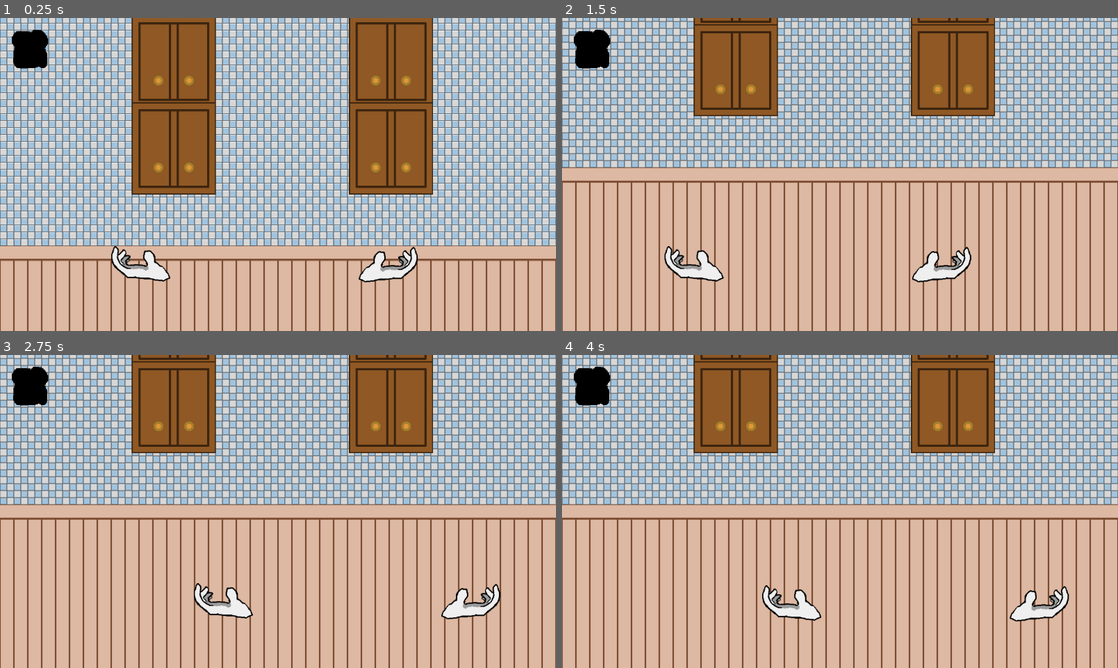
Above: before the commit, frames 1-4 (two rows, left to right).
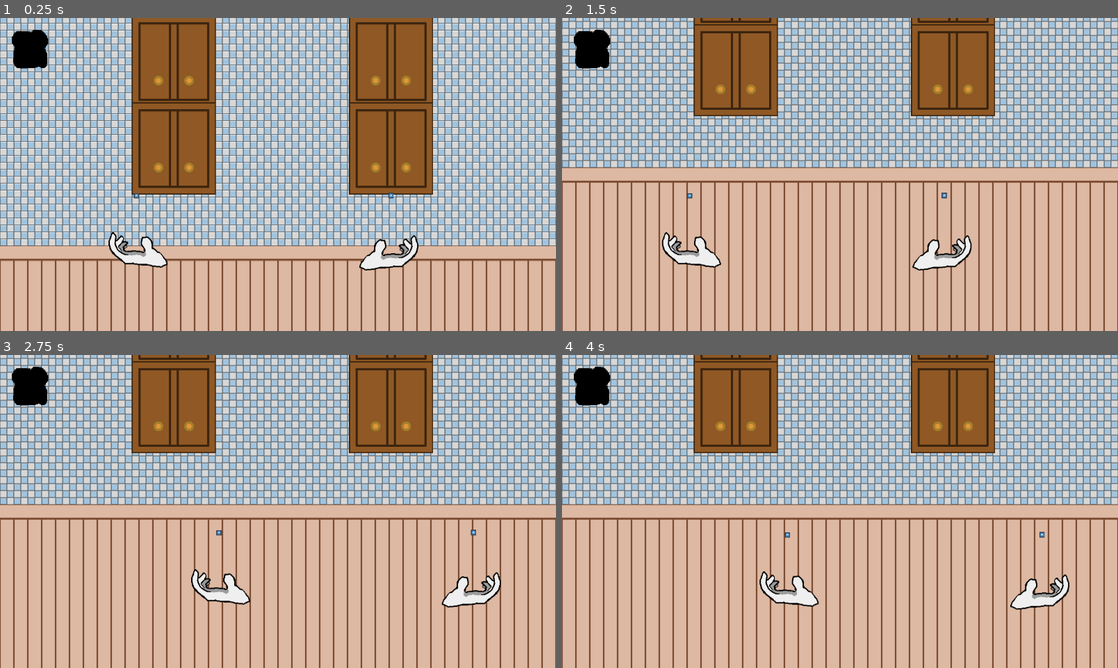
Above: after the commit, the same moments.

Repository: ConnorWhalen/gmtk2018
Game: Godot game, scene res://stage.tscn
Same seed, same stepped clock (60 frames per second), same inputs: the game is played once before the commit and once after it. The engine's default icon, where the game draws it, is replaced by a stand-in: a white triangle on a blue panel in a dark square. Sound files missing from this copy of the repository are replaced by a short silence.
Inputs:
- Up to frame 1 (0.25 s): no input
- Up to frame 2 (1.5 s): tap Enter at 0.5 s; hold S (right_select) 0.53-1.28 s; hold Down (scroll_down) 0.53-1.28 s; hold A (left_select) from 1.28 s (still down); tap Left (scroll_left) at 1.35 s
- Up to frame 3 (2.75 s): tap Space at 2 s; release A (left_select) at 2.03 s; hold S (right_select) from 2.03 s (still down); hold Right (scroll_right) from 2.03 s (still down)
- Up to frame 4 (4 s): release Right (scroll_right) at 2.78 s; tap Up (scroll_up) at 2.85 s; tap Enter at 3.5 s; release S (right_select) at 3.53 s; hold A (left_select) from 3.53 s (still down); hold Down (scroll_down) from 3.53 s (still down)

The runs differ from the first frame. In frame 1, 2.0% of the frame differs, in the area x 19-76%, y 55-85%; in frame 2, 2.0%, in the area x 18-74%, y 55-85%; in frame 3, 2.0%; in frame 4, 2.0%.
Error after the commit: Parse Error: No constructor of 'Vector2' matches the signature 'Vector2(Vector2, float)'. (res://ingredient.gd:65)

Commit message:
Working on juggling

Diff:
--- a/cupboard.gd
+++ b/cupboard.gd
@@ -1,4 +1,6 @@
 extends Node2D
+
+signal collect_food
 
 var has_item
 var closed
@@ -37,8 +39,6 @@
 func collect():
 	has_item = false
 	ingredient.visible = false
-	return true
-	return false
 
 func highlight():
 	get_node("closed").scale = Vector2(0.6, 0.6)
@@ -59,5 +59,5 @@
 		self.open()
 	elif has_item and type == type_:
 		self.collect()
-		return true
+		return type
 	return false
--- a/cupboard.tscn
+++ b/cupboard.tscn
@@ -33,6 +33,8 @@
 
 [node name="ingredient" type="Node2D" parent="." index="3"]
 
+editor/display_folded = true
+
 [node name="BREAD" type="Sprite" parent="ingredient" index="0"]
 
 visible = false
@@ -49,4 +51,4 @@
 
 visible = false
 texture = ExtResource( 7 )
-_sections_unfolded = [ "Transform", "Visibility" ]
+_sections_unfolded = [ "Visibility" ]
--- /dev/null
+++ b/ingredient.gd
@@ -0,0 +1,68 @@
+extends Node2D
+
+
+var right_hand
+var left_hand
+var left_hand_size
+var left_hand_rect
+var right_hand_rect
+var right_hand_size
+var which_hand
+var path
+var elapse
+var interp_value
+var whole
+var fractional
+var ingred
+var ingred_size
+
+func _ready():
+	# Called when the node is added to the scene for the first time.
+	# Initialization here
+	pass
+
+func _process(delta):
+	elapse += delta
+	interp_value = 2.0/2.56 * elapse
+	whole = floor(interp_value)
+	fractional = interp_value % 1
+	self.posotion = path.interpolate(whole, fractional)
+	var left_check = left_hand_rect.has_point(self.position)
+	if left_check:
+		self._left()
+	var right_check = right_hand_rect.has_point(self.position)
+	if right_check:
+		self._right()
+
+func _left():
+	path = self._generate_path(right_hand.position)
+	elapse = 0.0
+
+func _right():
+	path = self._generate_path(left_hand.poisition)
+	elapse = 0.0
+
+func init(left_h, right_h, which_h, type):
+	ingred = get_node("ingredient/" + type)
+	ingred_size = ingred.get_texture().get_size()*ingred.scale
+	left_hand = left_h
+	right_hand = right_h
+	left_hand_size = left_hand.get_texture().get_size()*left_hand.scale
+	right_hand_size = right_hand.get_texture().get_size()*right_hand.scale
+	left_hand_rect = Rect2(left_hand.position - left_hand_size, left_hand_size)
+	right_hand_rect = Rect2(right_hand.position - right_hand_size, right_hand_size)
+	ingred.visible = true
+	which_hand = which_h
+	if which_hand == "left":
+		path = self._generate_path(right_hand.position)
+	if which_hand == "right":
+		path = self._generate_path(left_hand.position)
+
+
+func _generate_path(new_location):
+	var new_path = Curve2D.instance()
+	new_path.add_point(self.position)
+	var half_point = Vector2((self.position)/2.0, 300.0)
+	new_path.add_point(half_point)
+	new_path.add_point(new_location)
+	return new_path
--- /dev/null
+++ b/ingredient.tscn
@@ -0,0 +1,23 @@
+[gd_scene load_steps=3 format=2]
+
+[ext_resource path="res://ingredient.gd" type="Script" id=1]
+[ext_resource path="res://resources/ingredients/breadItem.png" type="Texture" id=2]
+
+[node name="ingredient" type="Node2D"]
+
+script = ExtResource( 1 )
+_sections_unfolded = [ "Material", "Visibility" ]
+
+[node name="BREAD" type="Sprite" parent="." index="0"]
+
+visible = false
+texture = ExtResource( 2 )
+_sections_unfolded = [ "Visibility" ]
+
+[node name="HAM" type="Sprite" parent="." index="1"]
+
+visible = false
+
+[node name="SAUCE" type="Sprite" parent="." index="2"]
+
+visible = false
--- a/player.gd
+++ b/player.gd
@@ -1,6 +1,9 @@
 extends Node2D
+onready var ingredient = preload("res://ingredient.tscn")
 
 var initial_position
+var left_hand
+var right_hand
 
 func _ready():
 	pass
@@ -10,6 +13,12 @@
 
 func init(position):
 	initial_position = position
+	left_hand = get_node("left_hand")
+	right_hand = get_node("right_hand")
 
 func location():
 	return self.position - initial_position
+
+func _on_Node2D_grab_food(food, which_hand):
+	var new_food = ingredient.instance()
+	new_food._init(left_hand, right_hand, which_hand, food)
--- a/player.tscn
+++ b/player.tscn
@@ -17,7 +17,6 @@
 
 [node name="Sprite" type="Sprite" parent="left_detector" index="0"]
 
-visible = false
 scale = Vector2( 0.1, 0.1 )
 texture = ExtResource( 2 )
 _sections_unfolded = [ "Offset", "Transform", "Visibility", "Z Index" ]
@@ -29,23 +28,26 @@
 
 [node name="Sprite" type="Sprite" parent="right_detector" index="0"]
 
-visible = false
 scale = Vector2( 0.1, 0.1 )
 texture = ExtResource( 2 )
 _sections_unfolded = [ "Transform", "Visibility" ]
 
 [node name="right_hand" type="Node2D" parent="." index="2"]
 
+position = Vector2( 895.196, 540.753 )
+_sections_unfolded = [ "Transform" ]
+
 [node name="Sprite" type="Sprite" parent="right_hand" index="0"]
 
-position = Vector2( 893.836, 567.905 )
 texture = ExtResource( 3 )
 _sections_unfolded = [ "Transform" ]
 
 [node name="left_hand" type="Node2D" parent="." index="3"]
 
+position = Vector2( 318.09, 533.937 )
+_sections_unfolded = [ "Transform" ]
+
 [node name="Sprite" type="Sprite" parent="left_hand" index="0"]
 
-position = Vector2( 323.634, 565.73 )
 texture = ExtResource( 4 )
 _sections_unfolded = [ "Transform" ]
--- a/stage.gd
+++ b/stage.gd
@@ -1,6 +1,7 @@
 extends Node2D
 
 signal clap_sample
+signal grab_food
 
 const SCROLL_SPEED = 300
 const PLAYER_BUFFER_LEFT = 200
@@ -73,18 +74,20 @@
 			camera.position.y += SCROLL_SPEED * delta
 
 	if (Input.is_action_just_pressed("left_select")):
-		var success = cupboard_manager.select_left(checklist.current_item())
-		if (success):
+		var food = cupboard_manager.select_left(checklist.current_item())
+		if (food):
 			emit_signal("clap_sample")
+			emit_signal("grab_food", food, "left")
 			checklist.check()
 			if checklist.complete():
 				get_node("scrolling").visible = false
 
 
 	if (Input.is_action_just_pressed("right_select")):
-		var success = cupboard_manager.select_right(checklist.current_item())
-		if (success):
+		var food = cupboard_manager.select_right(checklist.current_item())
+		if (food):
 			emit_signal("clap_sample")
+			emit_signal("grab_food", food, "right")
 			checklist.check()
 			if checklist.complete():
 				get_node("scrolling").visible = false
--- a/stage.tscn
+++ b/stage.tscn
@@ -9,7 +9,7 @@
 [ext_resource path="res://song.tscn" type="PackedScene" id=7]
 [ext_resource path="res://clap.tscn" type="PackedScene" id=8]
 
-[node name="Node2D" type="Node2D"]
+[node name="Node2D" type="Node2D" index="0"]
 
 script = ExtResource( 1 )
 
@@ -73,3 +73,5 @@
 [node name="song" parent="." index="3" instance=ExtResource( 7 )]
 
 [node name="clap" parent="." index="4" instance=ExtResource( 8 )]
+
+[connection signal="grab_food" from="." to="static/player" method="_on_Node2D_grab_food" binds= [ "", "" ]]
